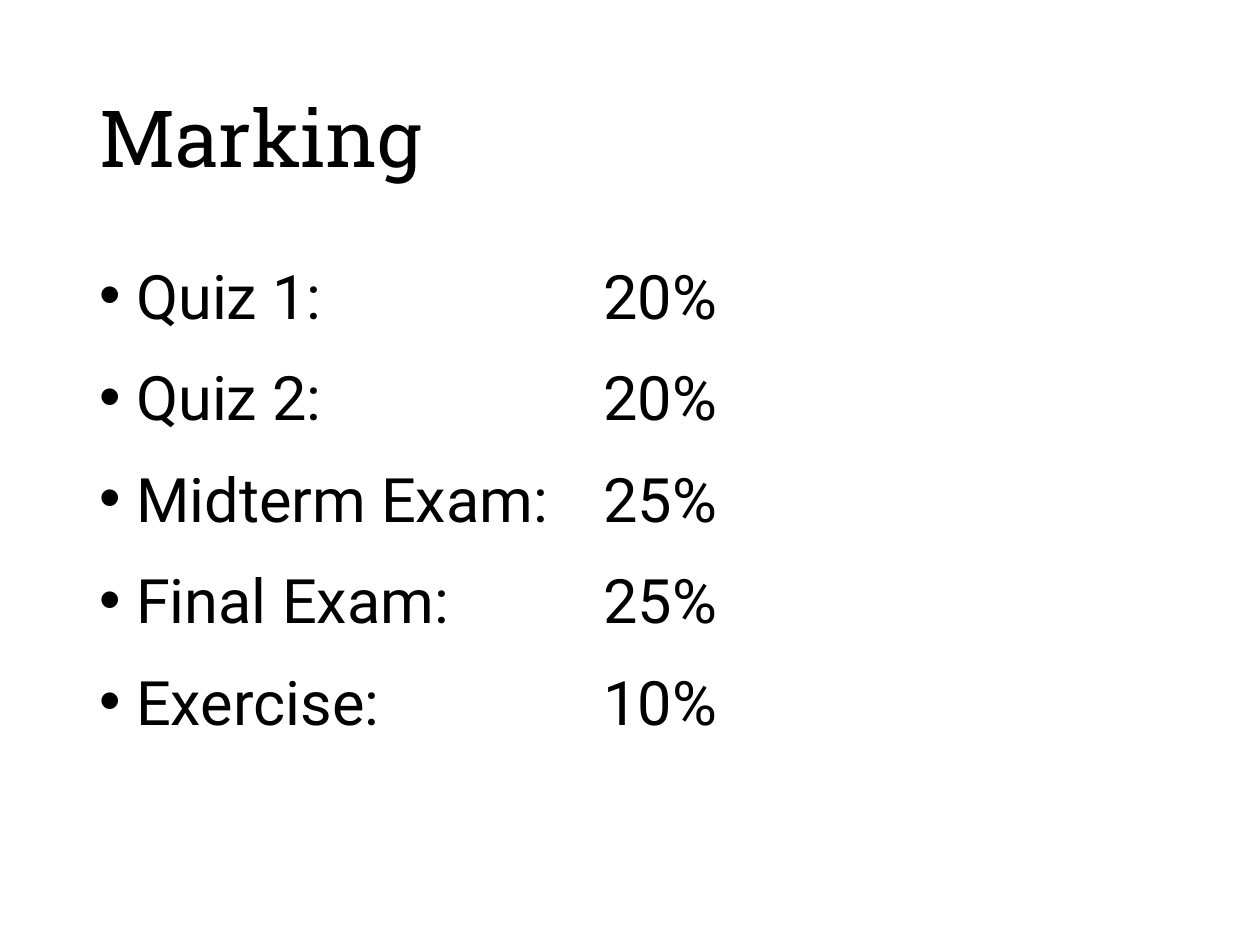
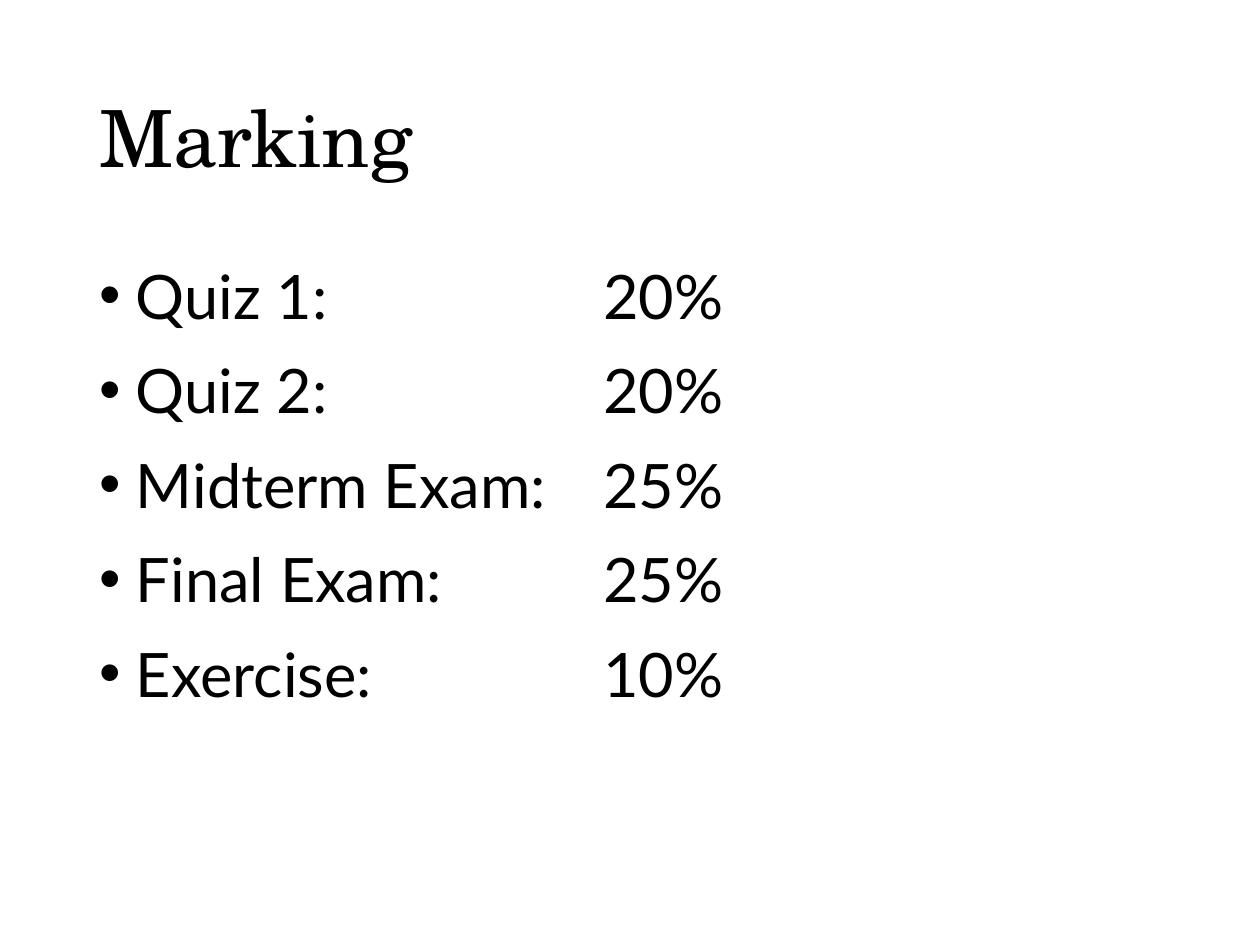
Before and after one commit to munif/paa-2, a slide deck: slide 6 of 161702/presentation/01 - Syllabus, Review of PAA 1/01. Syllabus, Review of PAA 1.pptx (slide 4 before the commit). Drawn at 1260x945 pixels with LibreOffice and Linux fonts; fonts in the diff are those of the drawing. Boxes give left, top, right and bottom in pixels: in the first picture for what was removed or moved away, otherwise in the second. Text is boxed around its words. In the diff, an @@ line names an element or a change of style, - is before the commit and + after.

```diff
--- a/161702/presentation/01 - Syllabus, Review of PAA 1/01. Syllabus, Review of PAA 1.pptx
+++ b/161702/presentation/01 - Syllabus, Review of PAA 1/01. Syllabus, Review of PAA 1.pptx
@@ title "Marking" at [99,109,412,183]: font Roboto Slab to TeX Gyre Schola @@
@@ text "Quiz 1: 20%" at [136,274,723,698]: font Roboto to Lato; less space between paragraphs @@
```
Also in this commit, not shown: 6 other slides changed, 4 slides added.
